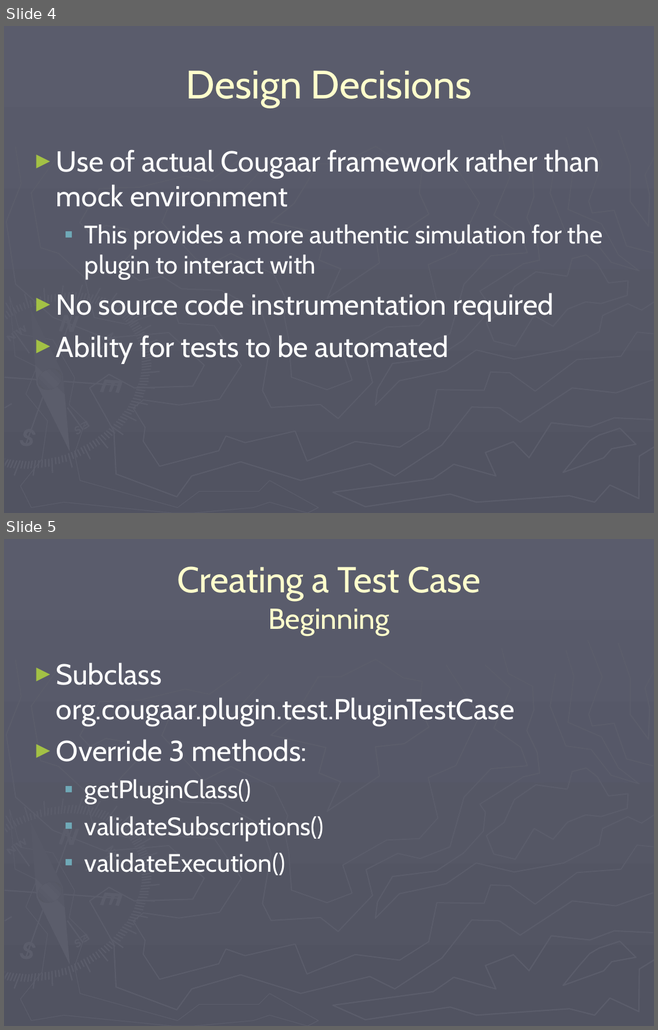
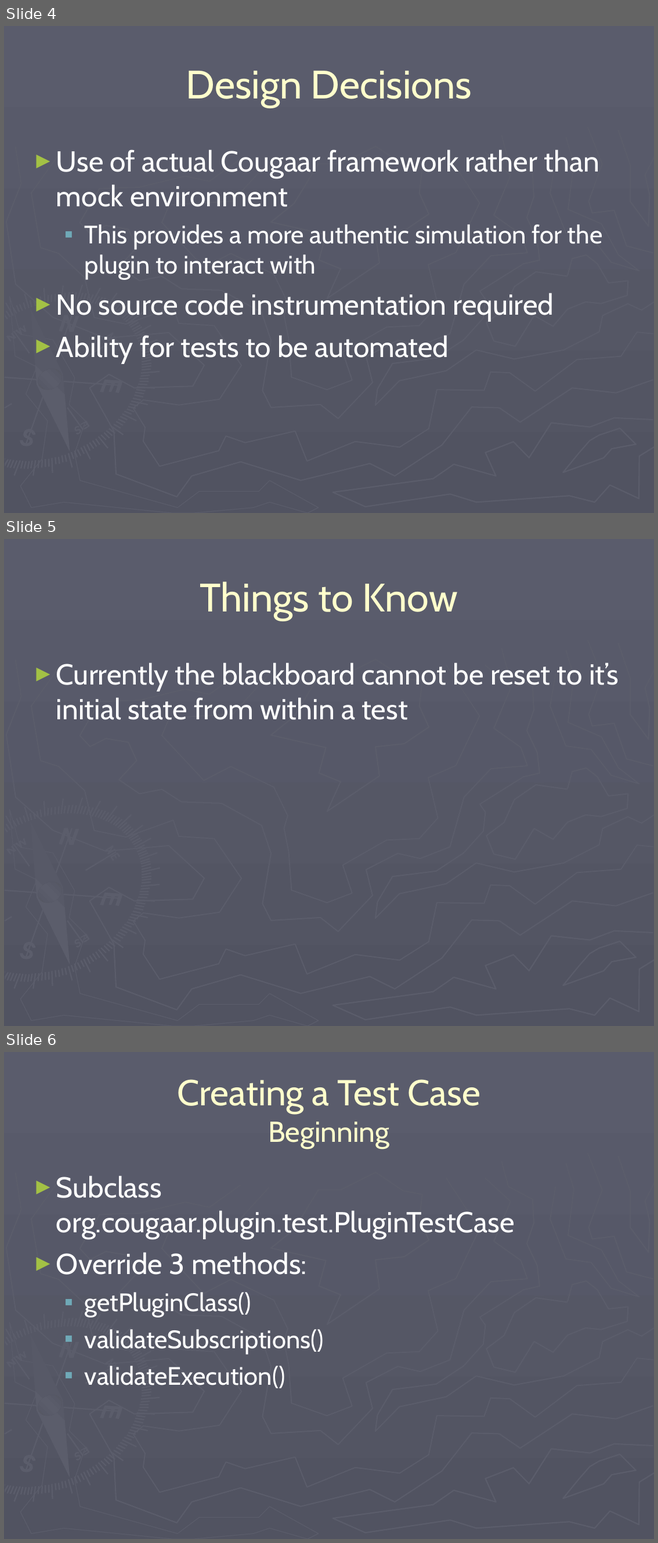
Before and after one commit to codeaudit/cougaar-cougaarunit, a slide deck: CougaarUnit/CougaarUnit Training.ppt. Shown one above the other, each under a label of ours: slides 4 and 5 before the commit, slides 4, 5 and 6 after it. The pictures are 658x1030 and 658x1543 pixels, drawn with LibreOffice and Linux fonts; fonts in the diff are those of the drawing. Boxes give left, top, right and bottom in pixels: in the first picture for what was removed or moved away, otherwise in the second. Text is boxed around its words. In the diff, an @@ line names an element or a change of style, - is before the commit and + after.

```diff
--- a/CougaarUnit/CougaarUnit Training.ppt
+++ b/CougaarUnit/CougaarUnit Training.ppt
@@ slide 5 added at [4, 539, 654, 1026], background gradient #5A5C6C to #515361; not listed: 148 template elements that a slide beside it also shows @@
@@ title added at [200, 581, 458, 620], 44 pt, text #FFFFCC @@
+Things to Know
@@ text added at [56, 663, 618, 720], 32 pt, text #FFFFFF @@
+► Currently the blackboard cannot be reset to it’s initial state from within a test
@@ what was slide 5 is now slide 6 @@
```
Also in this commit, not shown: 4 slides changed, 3 other slides added.
